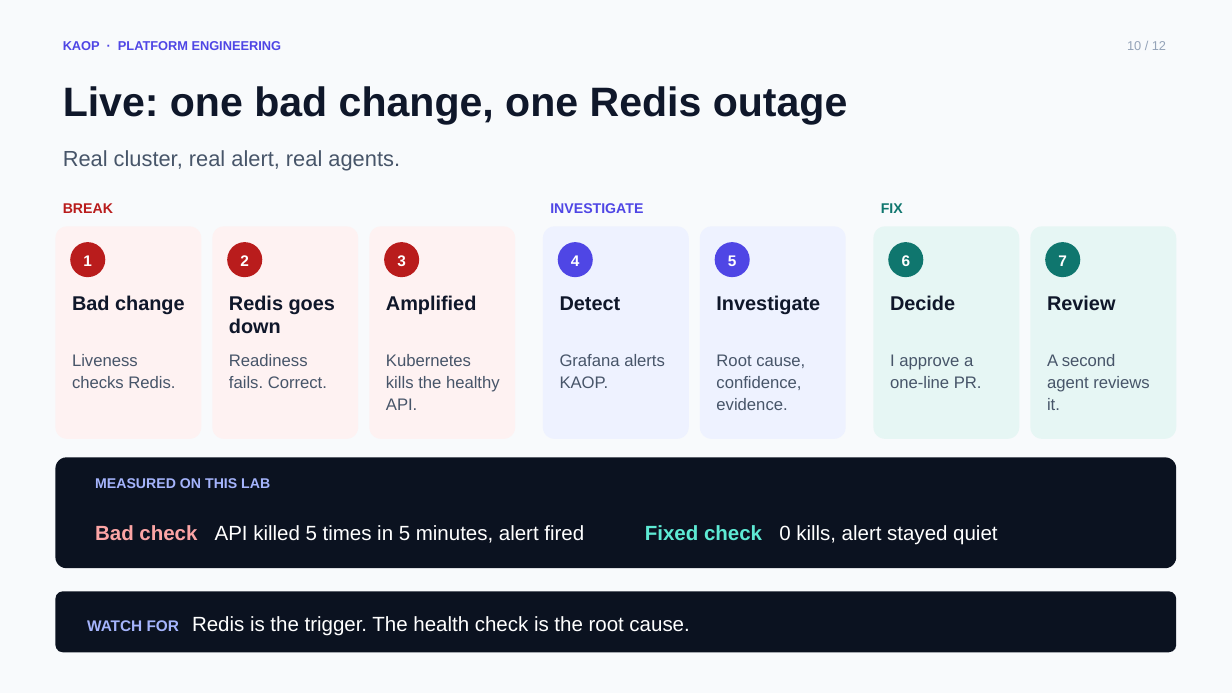
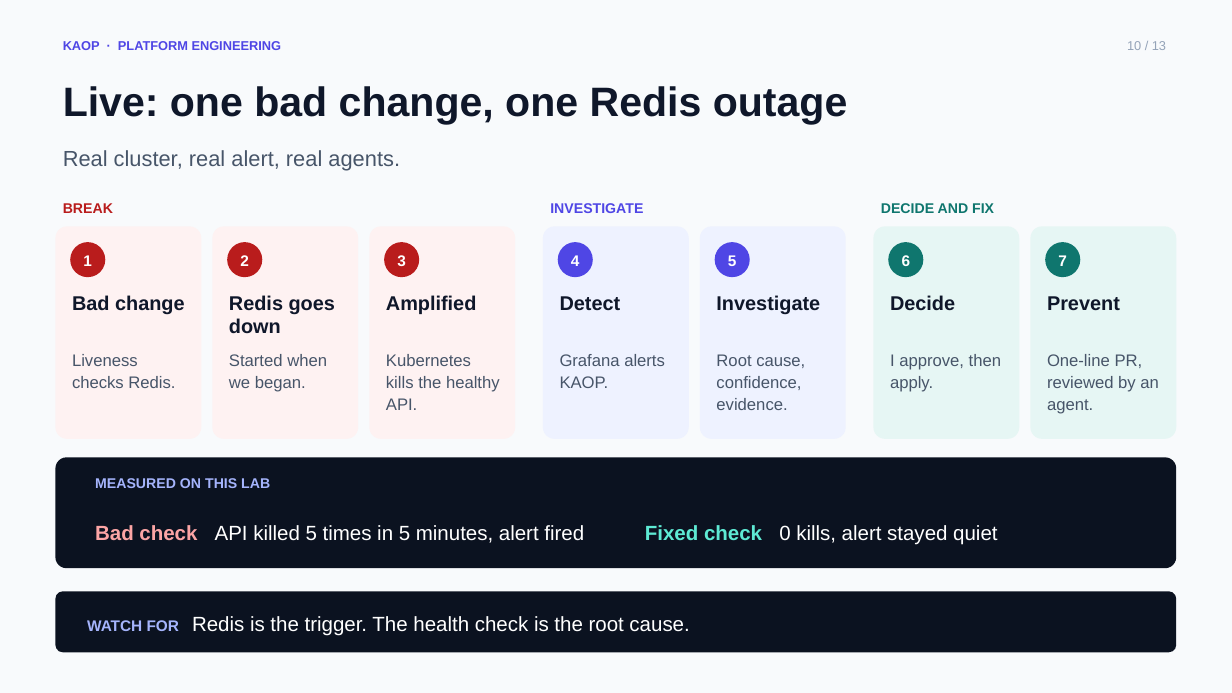
Before and after one commit to chizeni24/komodor-production-lab, a slide deck: slide 10 of docs/presentation/KAOP_Customer_Pitch.pptx. Drawn at 1232x693 pixels with LibreOffice and Linux fonts; fonts in the diff are those of the drawing. Boxes give left, top, right and bottom in pixels: in the first picture for what was removed or moved away, otherwise in the second. Text is boxed around its words. In the diff, an @@ line names an element or a change of style, - is before the commit and + after.

```diff
--- a/docs/presentation/KAOP_Customer_Pitch.pptx
+++ b/docs/presentation/KAOP_Customer_Pitch.pptx
@@ text at (881, 203, 994, 213): text changed @@
-FIX
+DECIDE AND FIX
@@ text at (1047, 296, 1120, 311): text changed @@
-Review
+Prevent
@@ text at (229, 354, 327, 392): text changed @@
-Readiness fails. Correct.
+Started when we began.
@@ text at (890, 354, 1001, 392): text changed @@
-I approve a one-line PR.
+I approve, then apply.
@@ text at (1047, 354, 1159, 414): text changed @@
-A second agent reviews it.
+One-line PR, reviewed by an agent.
```
Also in this commit, not shown: 12 other slides changed, 1 slide added, 5 other files.
